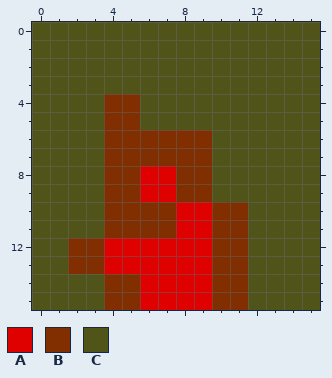
Edited in one commit: pixel-art sprite (img/fire1.png). Above is the file before it was changed.
The file is 64x64 pixels, drawn in blocks of 4x4; one block is one cell here.
Palette (. is transparent): A #df0000  B #812e00  C #505418
After the commit:
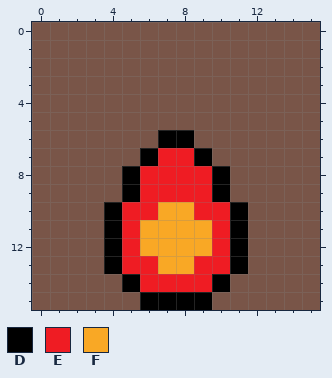
Colours new in this view: D #000000  E #ef1c23  F #f9a825
Edits made:
{"colour":"C","old":"#505418","new":"#795548"}
{"y":4,"x":4,"old":"BB","new":"CC"}
{"y":5,"x":4,"old":"BB","new":"CC"}
{"y":6,"x":4,"old":"BBBBBB","new":"CCCDDC"}
{"y":7,"x":4,"old":"BBBBBB","new":"CCDEED"}
{"y":8,"x":4,"old":"BBAABBC","new":"CDEEEED"}
{"y":9,"x":4,"old":"BBAABBC","new":"CDEEEED"}
{"y":10,"x":4,"old":"BBBBAABB","new":"DEEFFEED"}
{"y":11,"x":4,"old":"BBBBAABB","new":"DEFFFFED"}
{"y":12,"x":2,"old":"BBAAAAAABB","new":"CCDEFFFFED"}
{"y":13,"x":2,"old":"BBAAAAAABB","new":"CCDEEFFEED"}
{"y":14,"x":4,"old":"BBAAAABB","new":"CDEEEEDC"}
{"y":15,"x":4,"old":"BBAAAABB","new":"CCDDDDCC"}
{"label":"changed","picture_box":[32,22,320,310]}
